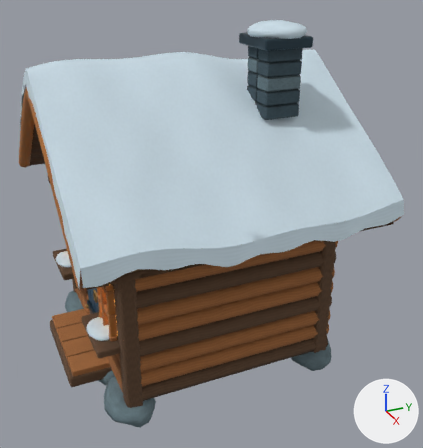
The glTF model HavenlineGodot/assets/environment_v2/shelter.glb: old version first, new version second.
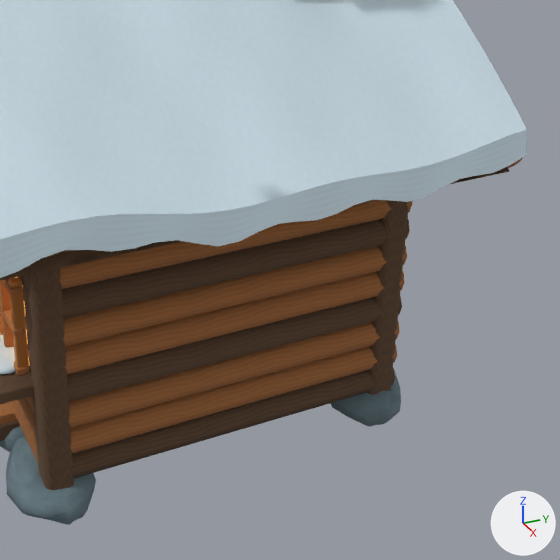
There are two pictures of each version: one whole from a 50 mm camera at (5.51, -2.19, 4.16) aimed at (0.22, 0.19, 1.51), one close up on the part from 24% to 100% of the width and 28% to 100% of the height. The axes (+X, +Y, +Z) are drawn at lower right. The lights are the same throughout. The older version's two pictures come first. Vertices at exactly the same position are counted once.

In view in the first close-up: 'shelter'.
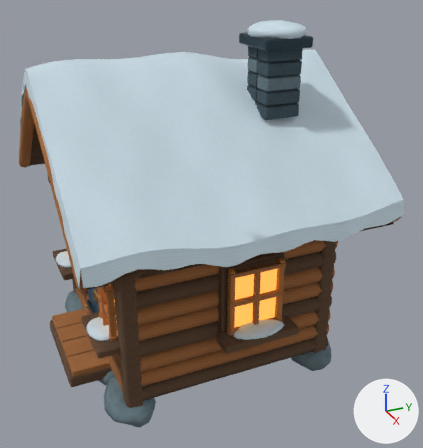
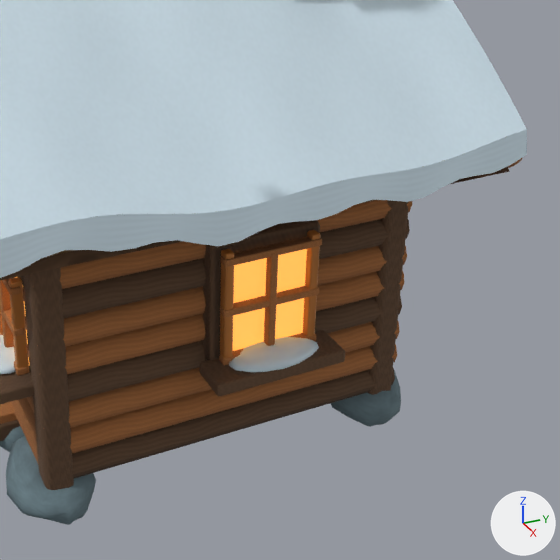
Location of each change, [x1, y1, x2, y2] in pixels of the close-ups (560 x 560 px):
part 1 of me_shelter, added (brown): after [203, 220, 320, 360]
part 2 of me_shelter, added (brown): after [199, 330, 345, 396]
part 3 of me_shelter, added: after [219, 333, 316, 366]
part 4 of me_shelter, added (brown): after [221, 237, 322, 267]
part 5 of me_shelter, added (brown): after [220, 286, 319, 317]
part 6 of me_shelter, added (brown): after [264, 253, 278, 346]
part 7 of me_shelter, added (orange): after [233, 249, 307, 351]
part 8 of me_shelter, added (brown): after [220, 249, 234, 358]
part 9 of me_shelter, added (brown): after [303, 230, 320, 336]
part 10 of me_shelter, added: after [229, 336, 319, 372]

Edits to the bpy script that builds the scene:
```text
Change me_shelter:
    used by ob_shelter; location = (0.0, 0.0, 0.0)
    remove me_shelter.from_pydata(...)  # 19830 vertices, 38012 faces; spans x -1.66..1.66, y -1.55..1.54, z -0.07..3.63
    add me_shelter.from_pydata(...)  # 22790 vertices, 43796 faces; spans x -1.66..1.66, y -1.55..1.54, z -0.07..3.63
    me_shelter part 1: the loose piece of 152 vertices spanning x 0.51..1.04, y -1.12..-0.99, z 0.83..1.49 is copied, and the copy is multiplied about its middle by the matrix ((0.0, -1.0, 0.0), (1.28, 0.0, 0.0), (0.0, 0.0, 1.193)), then moved by (0.43, 1.21, 0.04); it spans x 1.14..1.27, y -0.18..0.5, z 0.81..1.59
    me_shelter part 2: the loose piece of 152 vertices spanning x 0.45..1.11, y -1.35..-1.1, z 0.81..0.89 is copied, and the copy is multiplied about its middle by the matrix ((0.0, -1.0, 0.0), (1.218, 0.0, 0.0), (0.0, 0.0, 1.0)), then moved by (0.6, 1.38, -0.02); it spans x 1.25..1.5, y -0.24..0.56, z 0.79..0.87
    me_shelter part 3: the loose piece of 152 vertices spanning x 0.56..1.0, y -1.2..-1.13, z 0.89..0.93 is copied, and the copy is turned 90 degrees about the z axis through its middle and scaled by 1.31, then moved by (0.54, 1.33, -0.02); it spans x 1.29..1.35, y -0.13..0.45, z 0.87..0.91
    me_shelter part 4: the loose piece of 152 vertices spanning x 0.56..1.0, y -1.2..-1.13, z 1.39..1.43 is copied, and the copy is turned 90 degrees about the z axis through its middle and scaled by 1.31, then moved by (0.54, 1.33, 0.1); it spans x 1.29..1.35, y -0.13..0.45, z 1.49..1.53
    me_shelter part 5: the loose piece of 152 vertices spanning x 0.56..1.0, y -1.2..-1.13, z 1.14..1.18 is copied, and the copy is turned 90 degrees about the z axis through its middle and scaled by 1.31, then moved by (0.54, 1.33, 0.04); it spans x 1.29..1.35, y -0.13..0.45, z 1.18..1.22
    me_shelter part 6: the loose piece of 152 vertices spanning x 1.03..1.21, y -1.13..-0.96, z 0.16..2.11 is copied, and the copy is turned 90 degrees about the z axis through its middle and scaled by 0.319, then moved by (0.2, 1.21, 0.07), in mat_timber; it spans x 1.29..1.36, y 0.14..0.18, z 0.89..1.51
    me_shelter part 7: the loose piece of 152 vertices spanning x 0.59..0.97, y -1.14..-1.11, z 0.91..1.41 is copied, and the copy is multiplied about its middle by the matrix ((0.0, -1.0, 0.0), (1.374, 0.0, 0.0), (0.0, 0.0, 1.243)), then moved by (0.5, 1.29, 0.04); it spans x 1.27..1.29, y -0.1..0.42, z 0.89..1.51
    me_shelter part 8: the loose piece of 152 vertices spanning x 1.03..1.21, y -1.13..-0.96, z 0.16..2.11 is copied, and the copy is turned 90 degrees about the z axis through its middle and scaled by 0.37, then moved by (0.19, 0.95, 0.07), in mat_orange; it spans x 1.28..1.34, y -0.13..-0.07, z 0.84..1.56
    me_shelter part 9: the loose piece of 152 vertices spanning x 1.03..1.21, y 0.96..1.13, z 0.16..2.11 is copied, and the copy is turned 90 degrees about the z axis through its middle and scaled by 0.37, then moved by (0.19, -0.63, 0.07), in mat_orange; it spans x 1.28..1.34, y 0.39..0.45, z 0.84..1.56
    me_shelter part 10: the loose piece of 112 vertices spanning x 0.58..0.98, y -1.36..-1.08, z 0.86..0.95 is copied, and the copy is multiplied about its middle by the matrix ((0.0, -1.0, 0.0), (1.368, 0.0, 0.0), (0.0, 0.0, 1.0)), then moved by (0.59, 1.38, -0.02); it spans x 1.24..1.52, y -0.11..0.44, z 0.84..0.93
    other edits to the shape of me_shelter do not show in these pictures
```
